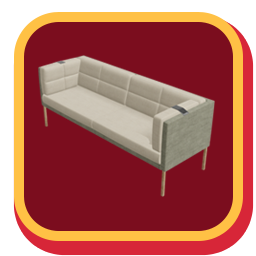
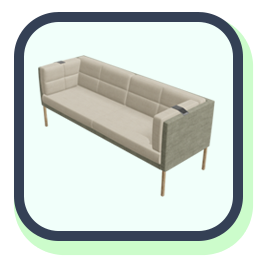
Comparing the layer stacks of the two 256 x 256 images. Changes:
painted on "Rounded Rectangle 2" over 14, 12, 243, 241
